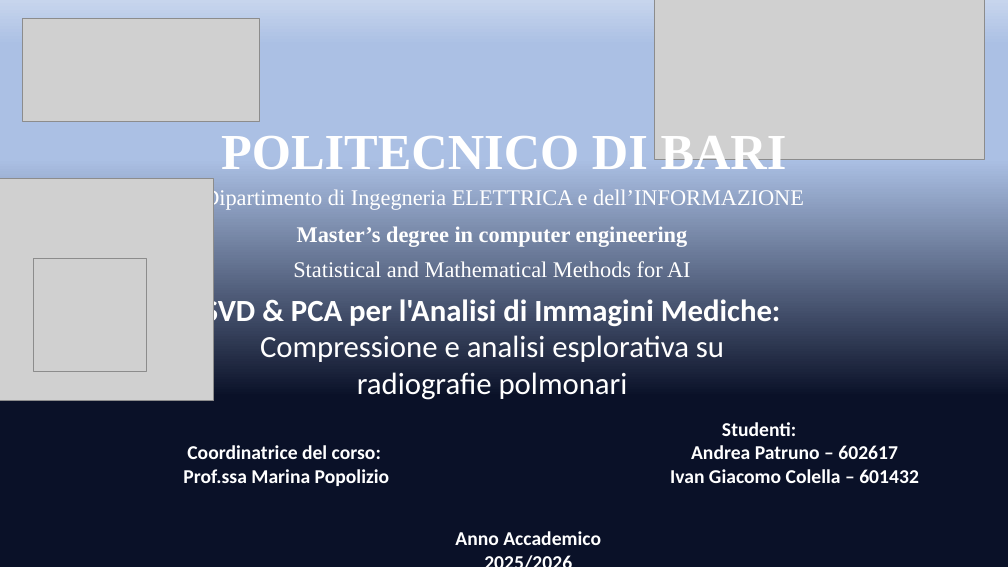
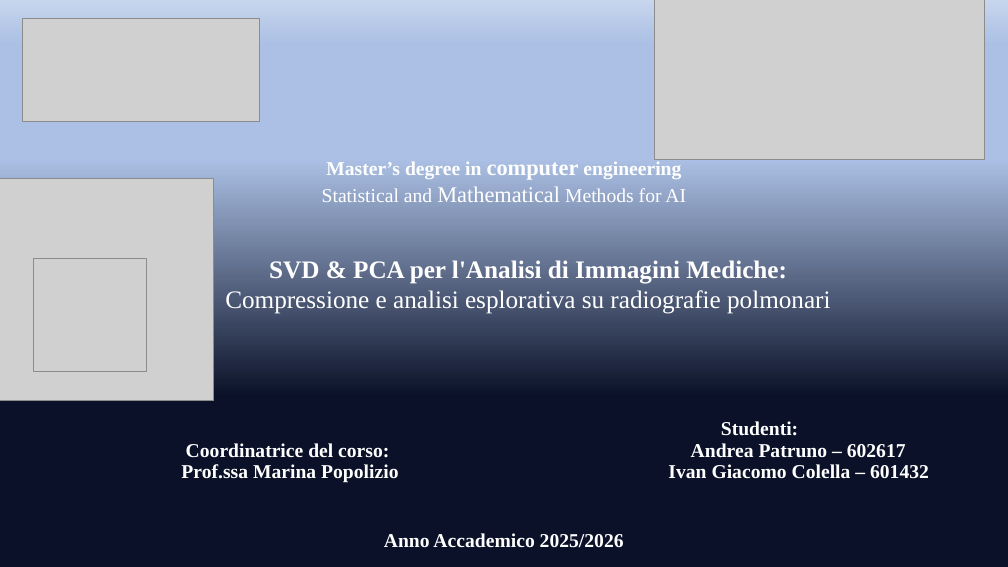
Before and after one commit to andreapatruno1/Image-Compression-and-Analysis, a slide deck: slide 1 of docs/SVD e PCA per l'analisi di immagini mediche.pptx. Drawn at 1008x567 pixels with LibreOffice and Linux fonts; fonts in the diff are those of the drawing; grey boxes stand for pictures. Boxes give left, top, right and bottom in pixels: in the first picture for what was removed or moved away, otherwise in the second. Text is boxed around its words. In the diff, an @@ line names an element or a change of style, - is before the commit and + after.

```diff
--- a/docs/SVD e PCA per l'analisi di immagini mediche.pptx
+++ b/docs/SVD e PCA per l'analisi di immagini mediche.pptx
@@ text removed at (221,136,787,180) @@
-POLITECNICO DI BARI
@@ text "Master’s degree in computer engineering": place and size @@
-text "Master’s degree in computer engineering" at (297,226,688,247)
+text "Master’s degree in computer engineering" at (322,161,686,202)
@@ text at (326,161,681,180): size 16 to 14 pt in "Master’s degree in engineering"; line spacing 1 to 1.5 @@
@@ text removed at (203,188,804,211) @@
-Dipartimento di Ingegneria ELETTRICA e dell’INFORMAZIONE
@@ text at (322,186,686,202): paragraph added @@
+Statistical and Mathematical Methods for AI
@@ text "SVD & PCA per l'Analisi ...": place and size @@
-text "SVD & PCA per l'Analisi ..." at (204,295,781,400)
+text "SVD & PCA per l'Analisi ..." at (225,260,830,314)
@@ text "SVD & PCA per l'Analisi ..." at (225,260,830,314): size 22 to 18 pt, font Calibri to Times New Roman @@
@@ text removed at (293,261,691,277) @@
-Statistical and Mathematical Methods for AI
@@ table at (0,418,1008,489) @@
@@ font Calibri to Times New Roman @@
@@ text "Anno Accademico 2025/2026": place and size @@
-text "Anno Accademico 2025/2026" at (455,531,601,545)
+text "Anno Accademico 2025/2026" at (384,533,624,548)
@@ text "Anno Accademico 2025/2026" at (384,533,624,548): font Calibri to Times New Roman @@
```
